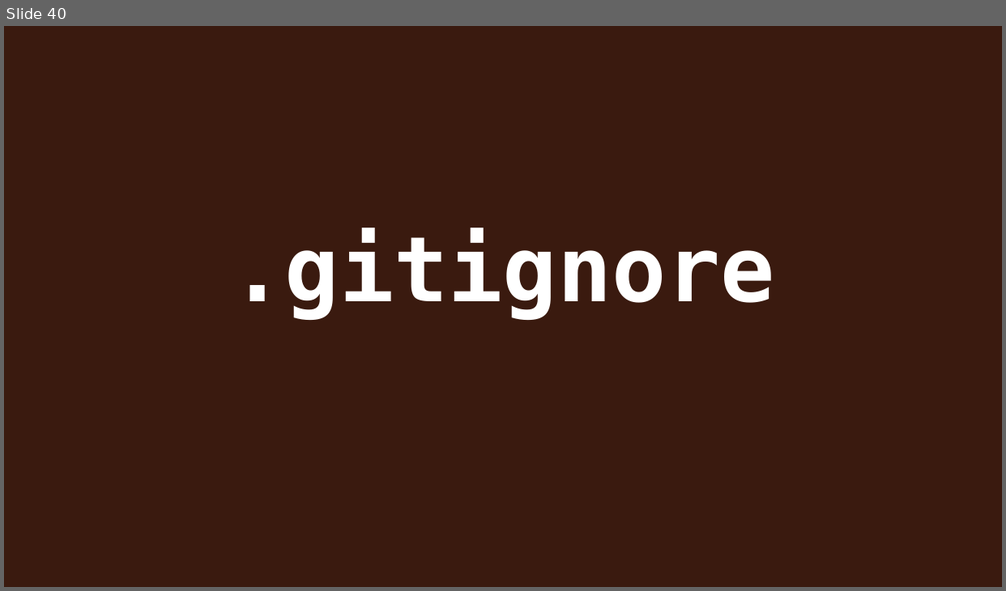
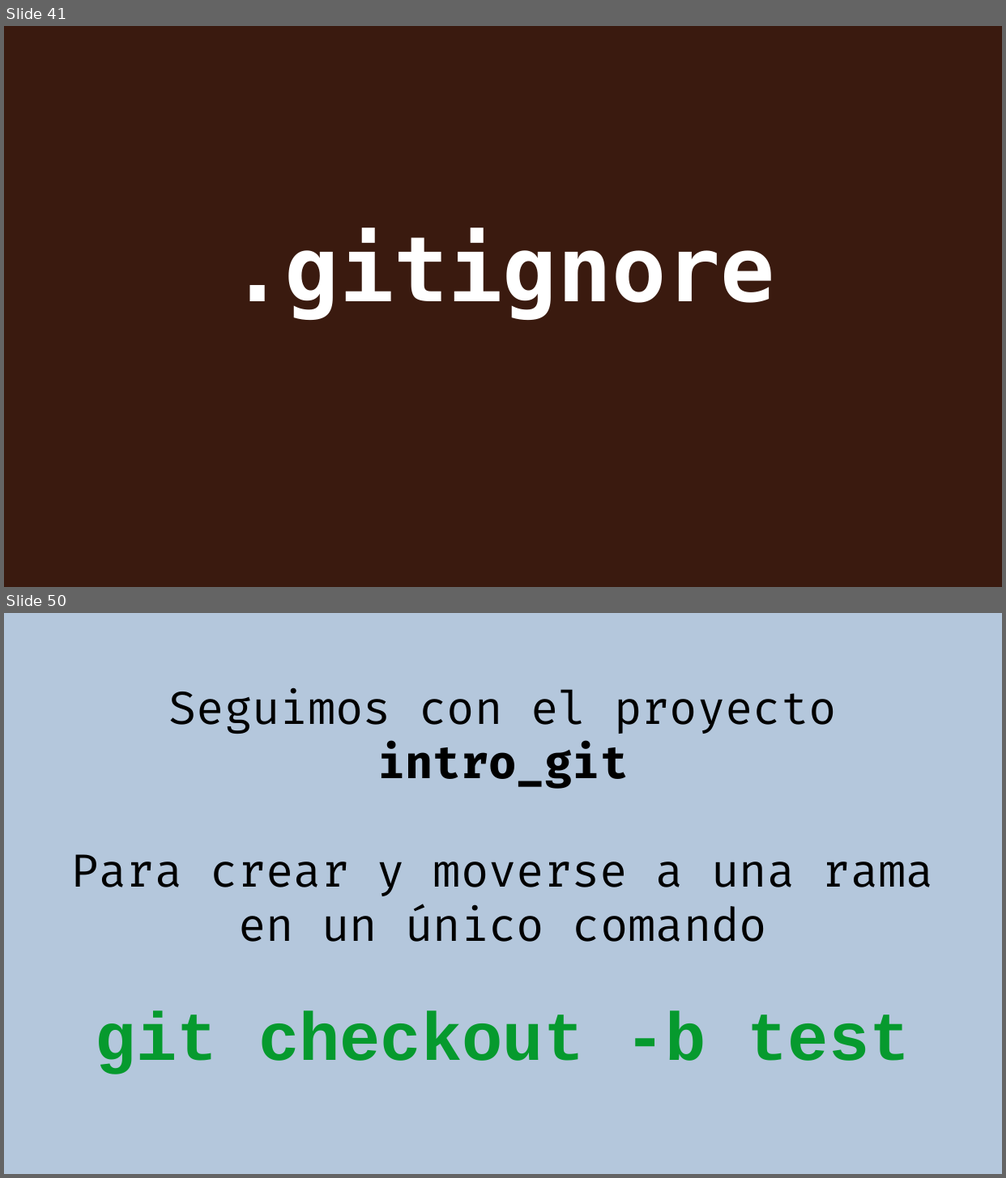
Before and after one commit to rgmf/eed2425, a slide deck: ut/02_control_de_versiones/presentacion/02_git_local.odp. Shown one above the other, each under a label of ours: slide 40 before the commit, slides 41 and 50 after it; the slides between them are not shown. The pictures are 1006x591 and 1006x1178 pixels, drawn with LibreOffice and Linux fonts; fonts in the diff are those of the drawing. Boxes give left, top, right and bottom in pixels: in the first picture for what was removed or moved away, otherwise in the second. Text is boxed around its words. In the diff, an @@ line names an element or a change of style, - is before the commit and + after.

```diff
--- a/ut/02_control_de_versiones/presentacion/02_git_local.odp
+++ b/ut/02_control_de_versiones/presentacion/02_git_local.odp
@@ slide 50 added at (4, 613, 1002, 1174), background #B4C7DC @@
@@ subtitle added at (71, 688, 934, 1075), 36 pt, text #000000 @@
+Seguimos con el proyecto intro_git
+Para crear y moverse a una rama en un único comando
+git checkout -b test
@@ what was slide 40 is now slide 41 @@
```
Also in this commit, not shown: 1 slide changed, 24 other slides added.
